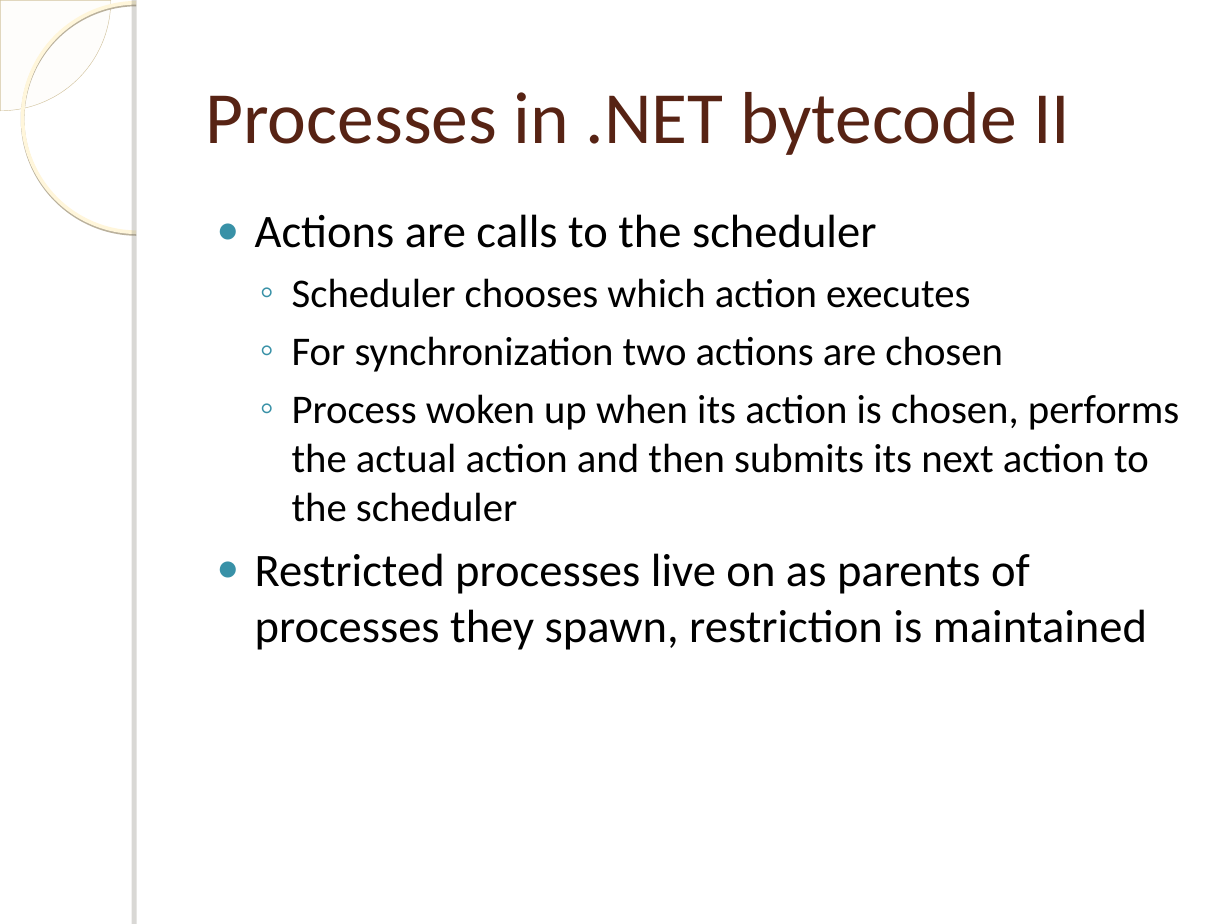
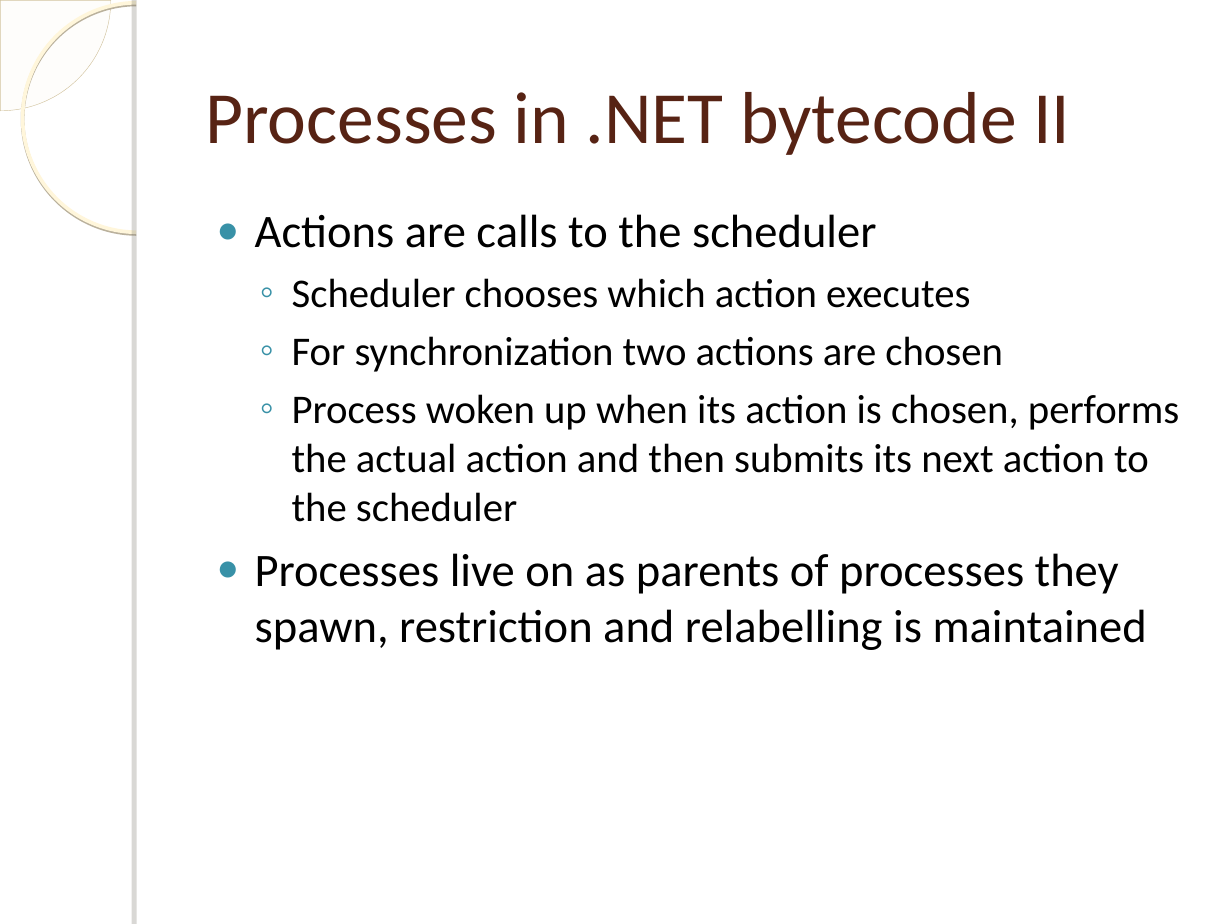
Before and after one commit to einaregilsson/Process-Language-Runtime, a slide deck: slide 12 of presentation.ppt (slide 11 before the commit). Drawn at 1232x924 pixels with LibreOffice and Linux fonts; fonts in the diff are those of the drawing; background and template pictures are left out. Boxes give left, top, right and bottom in pixels: in the first picture for what was removed or moved away, otherwise in the second. Text is boxed around its words. In the diff, an @@ line names an element or a change of style, - is before the commit and + after.

```diff
--- a/presentation.ppt
+++ b/presentation.ppt
@@ text at bbox=[255, 553, 1147, 650]: text changed @@
-● Restricted processes live on as parents of processes they spawn, restriction is maintained
+● Processes live on as parents of processes they spawn, restriction and relabelling is maintained
```
Also in this commit, not shown: 2 other slides changed, 5 slides added, 1 slide removed.
